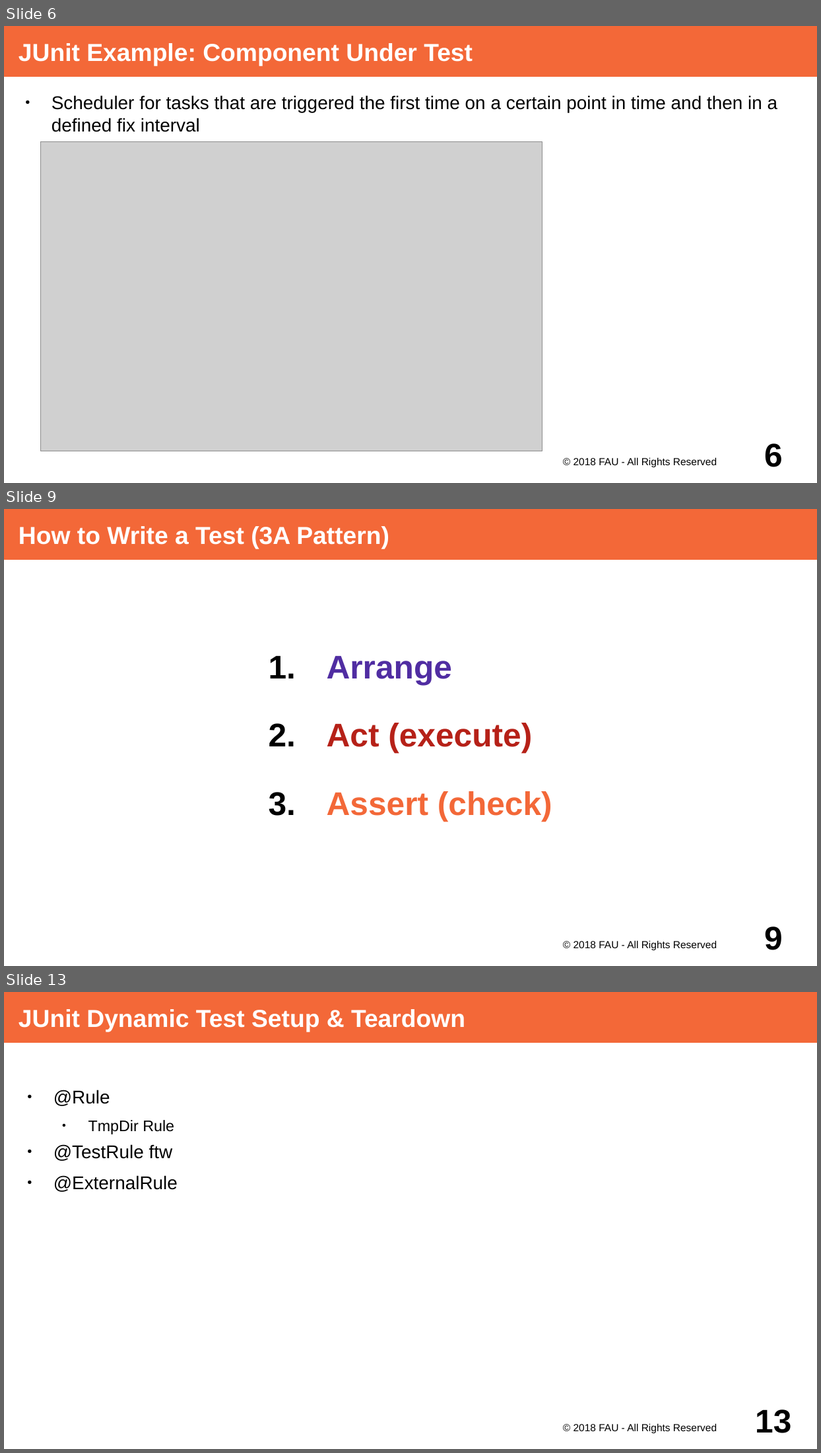
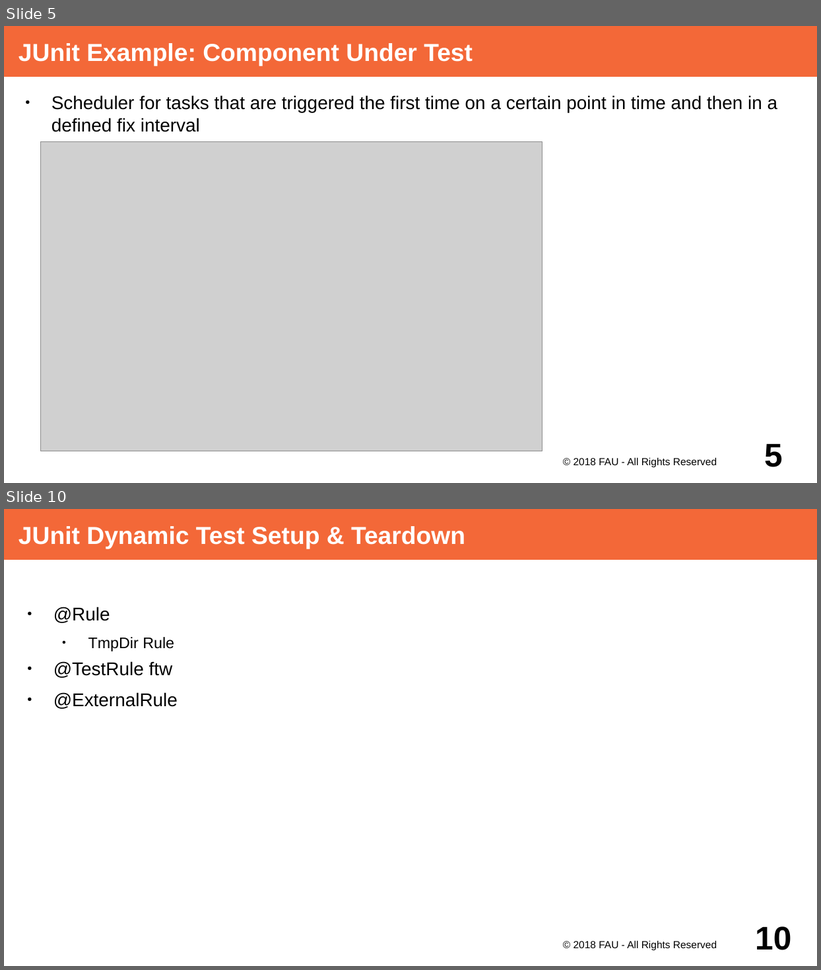
Before and after one commit to dirkriehle/adap-course, a slide deck: Lecture Slides/ADAP B02- Unit Testing with JUnit.odp. Shown one above the other, each under a label of ours: slides 6, 9 and 13 before the commit, slides 5 and 10 after it; the slides between them are not shown. The pictures are 821x1453 and 821x970 pixels, drawn with LibreOffice and Linux fonts; fonts in the diff are those of the drawing; grey boxes stand for pictures. Boxes give left, top, right and bottom in pixels: in the first picture for what was removed or moved away, otherwise in the second. Text is boxed around its words. In the diff, an @@ line names an element or a change of style, - is before the commit and + after.

```diff
--- a/Lecture Slides/ADAP B02- Unit Testing with JUnit.odp
+++ b/Lecture Slides/ADAP B02- Unit Testing with JUnit.odp
@@ slide 9 removed at [4,509,817,966], background #FFFFFF @@
@@ title removed at [4,509,817,560] @@
-How to Write a Test (3A Pattern)
@@ text removed at [327,656,552,821] @@
-1. Arrange
-2. Act (execute)
-3. Assert (check)
@@ text removed at [574,941,717,951] @@
-© 2018 FAU - All Rights Reserved
@@ page number removed at [764,927,783,951] @@
-9
@@ what was slide 6 is now slide 5 @@
@@ page number at [764,444,783,468]: text changed @@
-6
+5
@@ what was slide 13 is now slide 10 @@
@@ page number at [755,927,791,951]: text changed @@
-13
+10
```
Also in this commit, not shown: 5 slides changed, 1 other slide removed, 3 other files.
